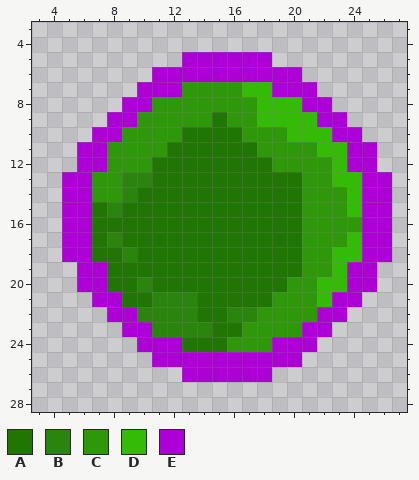
Pixel-art sprite, stored at Tanks/Bullet_Green_2_selected.png. The first picture shows the starting point.
The file is 96x96 pixels, drawn in blocks of 3x3; one block is one cell here. Colours within 5 levels of each other are drawn and written as one. Shown: x 3..27, y 3..28.
Palette (. is transparent): A #217504  B #2b840d  C #2e970a  D #34bb06  E #ad00d6
Pixels before, first column x 5:
 5 ........EEEEEE........
 6 ......EEEEEEEEEE......
 7 .....EEECCCCDDEEE.....
 8 ....EECCCCCCCDDDEE....
 9 ...EECCCCCACCDDDDEE...
10 ..EECCCCAAAACCCDDDEE..
11 .EECCCCAAAAAACCCCDDEE.
12 .EECCCAAAAAAAACCCCDEE.
13 EECCBBAAAAAAAAAACCDDEE
14 EECCBAAAAAAAAAAACCCDEE
15 EEABAAAAAAAAAAAACCCDEE
16 EEAAAAAAAAAAAAAACCCCEE
17 EEABAAAAAAAAAAAACCCDEE
18 EEAABAAAAAAAAAAACCDDEE
19 .EEAAAAAAAAAAAAACCDEE.
20 .EEAABAAAAAAAAACCDDEE.
21 ..EEAABBBAAAAACCCDEE..
22 ...EEBBBBAABBCCCCEE...
23 ....EEBBBBAACCCCEE....
24 .....EEEAAACCCEEE.....
25 ......EEEEEEEEEE......
26 ........EEEEEE........
Once edited:
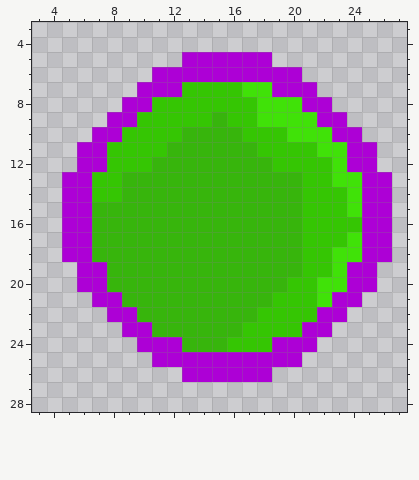
The exact change:
colour A: #217504 -> #37b50c
colour C: #2e970a -> #35c603
colour D: #34bb06 -> #40e208
Changed rows in their new state; - is a pixel that keeps its letter.
first column x 8:
13 -AA-------
14 -A--------
15 A---------
17 A---------
18 -A--------
20 --A-------
21 ---AAA----
22 --AAAA--AA
23 ---AAAA---
Changed places in both pictures, as pixel boxes (x1, y1, x2, y2):
changed: (92, 82, 362, 352)
